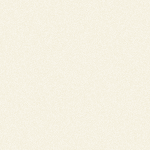
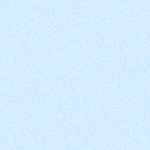
Revision of a layered (150, 150) image; what changed, layer by layer:
pixels changed over [0, 0, 150, 150] (layer not identified)
